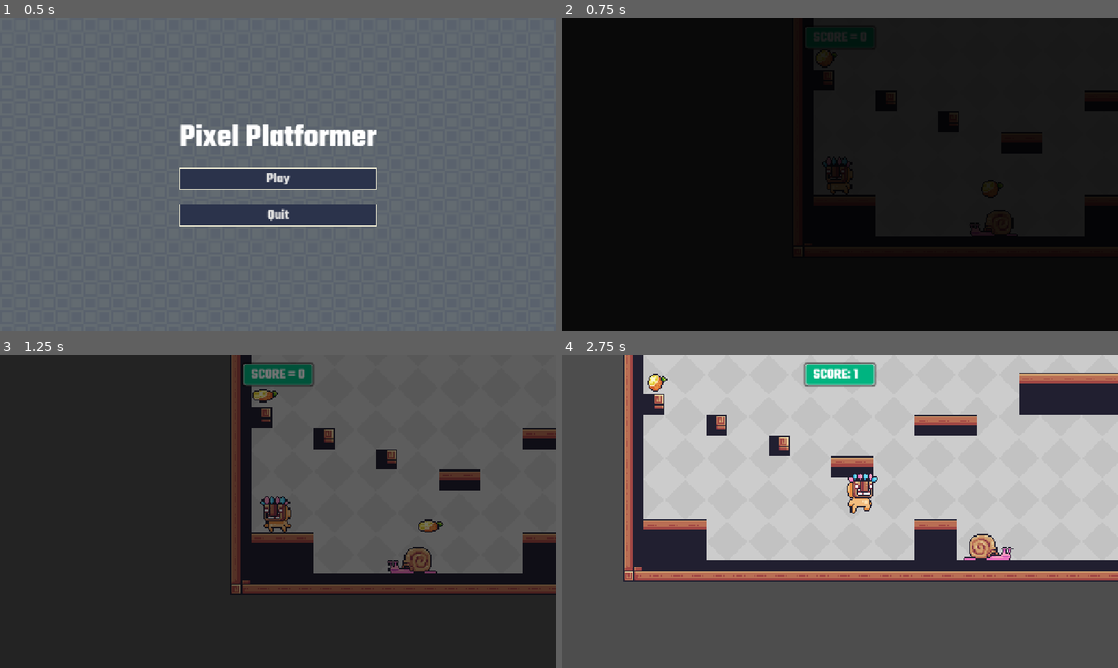
Above: before the commit, frames 1-4 (two rows, left to right).
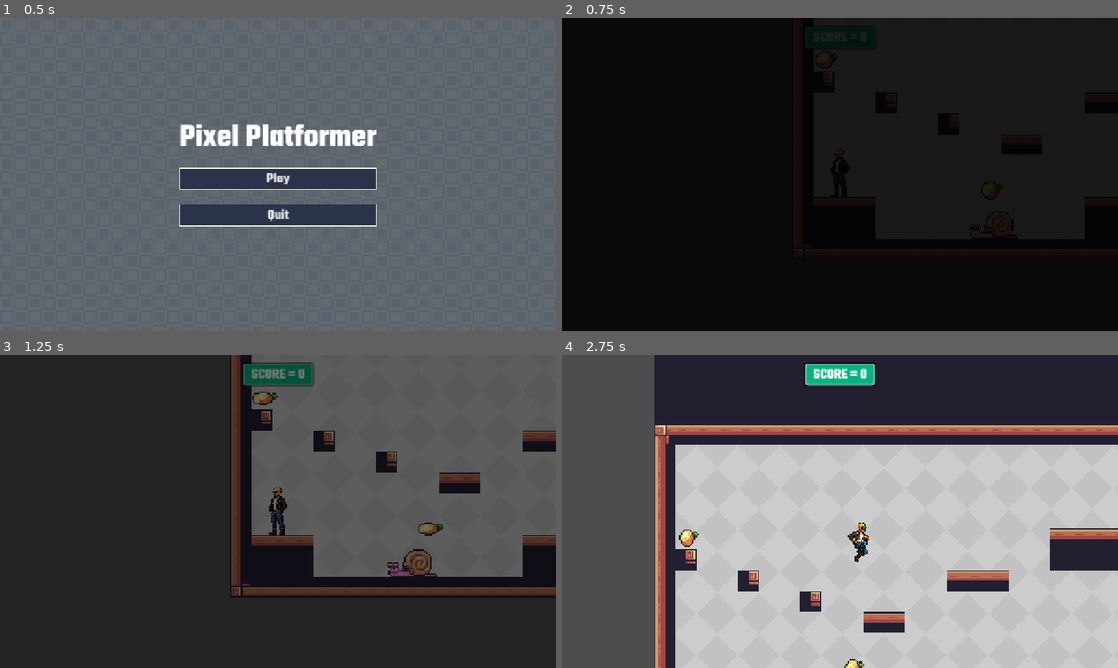
Above: after the commit, the same moments.

Repository: asehdev1994/pixel-platformer
Game: Godot game, scene res://Scenes/main.tscn
The game is run twice, just before and just after one commit, with the same random seed, the same clock (stepped at 60 frames per second) and the same inputs.
Inputs:
- Up to frame 1 (0.5 s): no input
- Up to frame 2 (0.75 s): click "Play" at 0.5 s
- Up to frame 3 (1.25 s): no input
- Up to frame 4 (2.75 s): hold D (right) from 1.28 s (still down); tap Space (jump) at 1.35, 1.52, 1.82, 2.1, 2.27, 2.57 s

Frame 1 is identical in both runs. In frame 2, 0.1% of the frame differs, in the area x 43-78%, y 10-74%; in frame 3, 3.3%; in frame 4, 59%, in the area x 11-100%, y 0-100%.

Commit message:
Added new player animations

Diff:
--- a/Scenes/player.tscn
+++ b/Scenes/player.tscn
@@ -4,11 +4,15 @@
 [ext_resource type="Texture2D" uid="uid://cqthprfkhc1oy" path="res://Assets/Images/Player/Hit (32x32).png" id="1_vgqql"]
 [ext_resource type="Texture2D" uid="uid://cyhigyfghmkqf" path="res://Assets/Images/Player/Double Jump (32x32).png" id="2_8erm5"]
 [ext_resource type="Texture2D" uid="uid://drpbhft67ecob" path="res://Assets/Images/Player/Idle (32x32).png" id="2_fkybt"]
+[ext_resource type="Texture2D" uid="uid://dh3vtc6hloh0p" path="res://Assets/Images/Ajay/doublejumpingsheet.png" id="3_ukyrk"]
 [ext_resource type="Texture2D" uid="uid://32on5axve31t" path="res://Assets/Images/Player/Jump (32x32).png" id="3_x3wgy"]
 [ext_resource type="Texture2D" uid="uid://b0a17k3s7dyat" path="res://Assets/Images/Player/Run (32x32).png" id="4_3smsa"]
+[ext_resource type="Texture2D" uid="uid://dt8xec8m5dbvg" path="res://Assets/Images/Ajay/Idle2.png" id="5_gymyn"]
 [ext_resource type="AudioStream" uid="uid://bfomn42xipkfl" path="res://Assets/Sounds/jump.wav" id="6_x3wgy"]
 [ext_resource type="AudioStream" uid="uid://b43e85tmu3q2e" path="res://Assets/Sounds/death.wav" id="7_3smsa"]
 [ext_resource type="Texture2D" uid="uid://ck3ld5k10iw7m" path="res://Assets/Images/Player/Wall Jump (32x32).png" id="7_f1ek2"]
+[ext_resource type="Texture2D" uid="uid://2d6mh0f7x3ax" path="res://Assets/Images/Ajay/jumping-base.png" id="7_pu2lt"]
+[ext_resource type="Texture2D" uid="uid://cssu0p32id76" path="res://Assets/Images/Ajay/running.png" id="8_pu2lt"]
 
 [sub_resource type="AtlasTexture" id="AtlasTexture_qpa8y"]
 atlas = ExtResource("2_8erm5")
@@ -34,6 +38,22 @@
 atlas = ExtResource("2_8erm5")
 region = Rect2(160, 0, 32, 32)
 
+[sub_resource type="AtlasTexture" id="AtlasTexture_c8b32"]
+atlas = ExtResource("3_ukyrk")
+region = Rect2(0, 0, 96, 96)
+
+[sub_resource type="AtlasTexture" id="AtlasTexture_nj1g2"]
+atlas = ExtResource("3_ukyrk")
+region = Rect2(96, 0, 96, 96)
+
+[sub_resource type="AtlasTexture" id="AtlasTexture_usbl8"]
+atlas = ExtResource("3_ukyrk")
+region = Rect2(192, 0, 96, 96)
+
+[sub_resource type="AtlasTexture" id="AtlasTexture_dtg1u"]
+atlas = ExtResource("3_ukyrk")
+region = Rect2(288, 0, 96, 96)
+
 [sub_resource type="AtlasTexture" id="AtlasTexture_8erm5"]
 atlas = ExtResource("1_vgqql")
 region = Rect2(0, 0, 32, 32)
@@ -106,6 +126,22 @@
 atlas = ExtResource("2_fkybt")
 region = Rect2(320, 0, 32, 32)
 
+[sub_resource type="AtlasTexture" id="AtlasTexture_5x828"]
+atlas = ExtResource("5_gymyn")
+region = Rect2(0, 0, 64, 96)
+
+[sub_resource type="AtlasTexture" id="AtlasTexture_c1k8q"]
+atlas = ExtResource("5_gymyn")
+region = Rect2(64, 0, 64, 96)
+
+[sub_resource type="AtlasTexture" id="AtlasTexture_e6mvm"]
+atlas = ExtResource("5_gymyn")
+region = Rect2(128, 0, 64, 96)
+
+[sub_resource type="AtlasTexture" id="AtlasTexture_57lvd"]
+atlas = ExtResource("5_gymyn")
+region = Rect2(192, 0, 64, 96)
+
 [sub_resource type="AtlasTexture" id="AtlasTexture_0gysh"]
 atlas = ExtResource("4_3smsa")
 region = Rect2(0, 0, 32, 32)
@@ -153,6 +189,38 @@
 [sub_resource type="AtlasTexture" id="AtlasTexture_11gg7"]
 atlas = ExtResource("4_3smsa")
 region = Rect2(352, 0, 32, 32)
+
+[sub_resource type="AtlasTexture" id="AtlasTexture_ie7r7"]
+atlas = ExtResource("8_pu2lt")
+region = Rect2(0, 0, 64, 96)
+
+[sub_resource type="AtlasTexture" id="AtlasTexture_vq3lt"]
+atlas = ExtResource("8_pu2lt")
+region = Rect2(64, 0, 64, 96)
+
+[sub_resource type="AtlasTexture" id="AtlasTexture_pukcj"]
+atlas = ExtResource("8_pu2lt")
+region = Rect2(128, 0, 64, 96)
+
+[sub_resource type="AtlasTexture" id="AtlasTexture_1htnp"]
+atlas = ExtResource("8_pu2lt")
+region = Rect2(192, 0, 64, 96)
+
+[sub_resource type="AtlasTexture" id="AtlasTexture_m376e"]
+atlas = ExtResource("8_pu2lt")
+region = Rect2(256, 0, 64, 96)
+
+[sub_resource type="AtlasTexture" id="AtlasTexture_6b312"]
+atlas = ExtResource("8_pu2lt")
+region = Rect2(320, 0, 64, 96)
+
+[sub_resource type="AtlasTexture" id="AtlasTexture_lisdf"]
+atlas = ExtResource("8_pu2lt")
+region = Rect2(384, 0, 64, 96)
+
+[sub_resource type="AtlasTexture" id="AtlasTexture_n1x1j"]
+atlas = ExtResource("8_pu2lt")
+region = Rect2(448, 0, 64, 96)
 
 [sub_resource type="AtlasTexture" id="AtlasTexture_r7t2e"]
 atlas = ExtResource("7_f1ek2")
@@ -201,6 +269,23 @@
 }, {
 "frames": [{
 "duration": 1.0,
+"texture": SubResource("AtlasTexture_c8b32")
+}, {
+"duration": 1.0,
+"texture": SubResource("AtlasTexture_nj1g2")
+}, {
+"duration": 1.0,
+"texture": SubResource("AtlasTexture_usbl8")
+}, {
+"duration": 1.0,
+"texture": SubResource("AtlasTexture_dtg1u")
+}],
+"loop": 0,
+"name": &"doublejumping2",
+"speed": 10.0
+}, {
+"frames": [{
+"duration": 1.0,
 "texture": SubResource("AtlasTexture_8erm5")
 }, {
 "duration": 1.0,
@@ -263,7 +348,19 @@
 "name": &"idle",
 "speed": 20.0
 }, {
-"frames": [],
+"frames": [{
+"duration": 1.0,
+"texture": SubResource("AtlasTexture_5x828")
+}, {
+"duration": 1.0,
+"texture": SubResource("AtlasTexture_c1k8q")
+}, {
+"duration": 1.0,
+"texture": SubResource("AtlasTexture_e6mvm")
+}, {
+"duration": 1.0,
+"texture": SubResource("AtlasTexture_57lvd")
+}],
 "loop": 1,
 "name": &"idle2",
 "speed": 5.0
@@ -278,6 +375,14 @@
 }, {
 "frames": [{
 "duration": 1.0,
+"texture": ExtResource("7_pu2lt")
+}],
+"loop": 1,
+"name": &"jumping2",
+"speed": 5.0
+}, {
+"frames": [{
+"duration": 1.0,
 "texture": SubResource("AtlasTexture_0gysh")
 }, {
 "duration": 1.0,
@@ -319,6 +424,35 @@
 }, {
 "frames": [{
 "duration": 1.0,
+"texture": SubResource("AtlasTexture_ie7r7")
+}, {
+"duration": 1.0,
+"texture": SubResource("AtlasTexture_vq3lt")
+}, {
+"duration": 1.0,
+"texture": SubResource("AtlasTexture_pukcj")
+}, {
+"duration": 1.0,
+"texture": SubResource("AtlasTexture_1htnp")
+}, {
+"duration": 1.0,
+"texture": SubResource("AtlasTexture_m376e")
+}, {
+"duration": 1.0,
+"texture": SubResource("AtlasTexture_6b312")
+}, {
+"duration": 1.0,
+"texture": SubResource("AtlasTexture_lisdf")
+}, {
+"duration": 1.0,
+"texture": SubResource("AtlasTexture_n1x1j")
+}],
+"loop": 1,
+"name": &"running2",
+"speed": 20.0
+}, {
+"frames": [{
+"duration": 1.0,
 "texture": SubResource("AtlasTexture_r7t2e")
 }, {
 "duration": 1.0,
@@ -339,7 +473,7 @@
 }]
 
 [sub_resource type="RectangleShape2D" id="RectangleShape2D_oq2gk"]
-size = Vector2(24, 28)
+size = Vector2(13.666668, 36.666668)
 
 [node name="Player" type="CharacterBody2D" unique_id=779399126]
 scale = Vector2(3, 3)
@@ -347,15 +481,14 @@
 
 [node name="AnimatedSprite2D" type="AnimatedSprite2D" parent="." unique_id=1371955511]
 texture_filter = 1
+scale = Vector2(0.5, 0.5)
 sprite_frames = SubResource("SpriteFrames_oq2gk")
-animation = &"wallsliding"
+animation = &"doublejumping2"
 autoplay = "idle"
-frame = 4
-frame_progress = 0.020009749
 flip_h = true
 
 [node name="CollisionShape2D" type="CollisionShape2D" parent="." unique_id=561022289]
-position = Vector2(2.0000005, 2)
+position = Vector2(-0.16666667, -0.33333337)
 shape = SubResource("RectangleShape2D_oq2gk")
 
 [node name="Camera2D" type="Camera2D" parent="." unique_id=2347092]
--- a/Scripts/player.gd
+++ b/Scripts/player.gd
@@ -61,7 +61,7 @@
 			jump_sound.play()
 
 			if jumps_left == 0:
-				animated_sprite_2d.play("doublejumping")
+				animated_sprite_2d.play("doublejumping2")
 
 		# Get the input direction and handle the movement/deceleration.
 		var direction := Input.get_axis("left", "right")
@@ -89,13 +89,13 @@
 	velocity.y = JUMP_VELOCITY * 0.7
 
 func _on_animation_finished() -> void:
-	if animated_sprite_2d.animation == "doublejumping":
-		animated_sprite_2d.play("jumping")
+	if animated_sprite_2d.animation == "doublejumping2":
+		animated_sprite_2d.play("jumping2")
 
 func update_animation() -> void:
 
 	# Don't interrupt the double jump animation
-	if animated_sprite_2d.animation == "doublejumping":
+	if animated_sprite_2d.animation == "doublejumping2":
 		return
 
 	# Wall slide animation
@@ -105,14 +105,14 @@
 
 	# Air animations
 	if not is_on_floor():
-		set_animation("jumping")
+		set_animation("jumping2")
 		return
 
 	# Ground animations
 	if abs(velocity.x) > 1:
-		set_animation("running")
+		set_animation("running2")
 	else:
-		set_animation("idle")
+		set_animation("idle2")
 
 func is_wall_sliding() -> bool:
 	return (
Binary file added: Assets/Images/Ajay/ChatGPT Image Jun 30, 2026, 05_20_27 PM.png
Not shown, added: Assets/Images/Ajay/ChatGPT Image Jun 30, 2026, 05_20_27 PM.png.import
Binary file added: Assets/Images/Ajay/Idle.png
Not shown, added: Assets/Images/Ajay/Idle.png.import
Binary file added: Assets/Images/Ajay/Idle2.png
Not shown, added: Assets/Images/Ajay/Idle2.png.import
Binary file added: Assets/Images/Ajay/Neutral.png
Not shown, added: Assets/Images/Ajay/Neutral.png.import
Binary file added: Assets/Images/Ajay/doublejumpingsheet.png
Not shown, added: Assets/Images/Ajay/doublejumpingsheet.png.import
Binary file added: Assets/Images/Ajay/jumping-base.png
Not shown, added: Assets/Images/Ajay/jumping-base.png.import
(and 2 more such lines)
